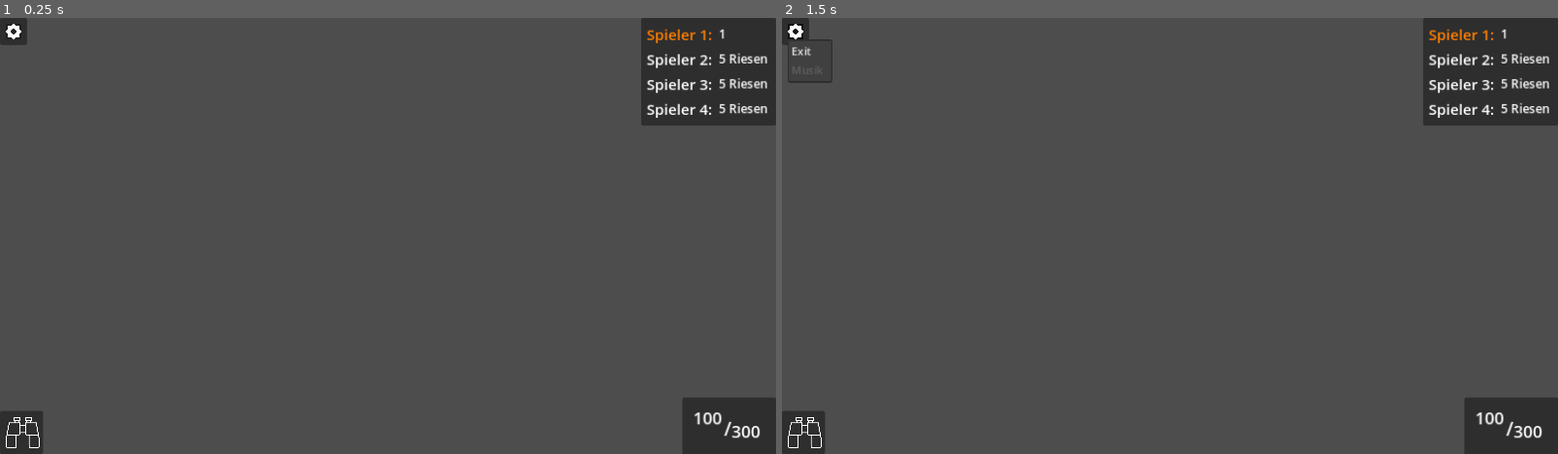
Above: before the commit, frames 1-2 (left to right).
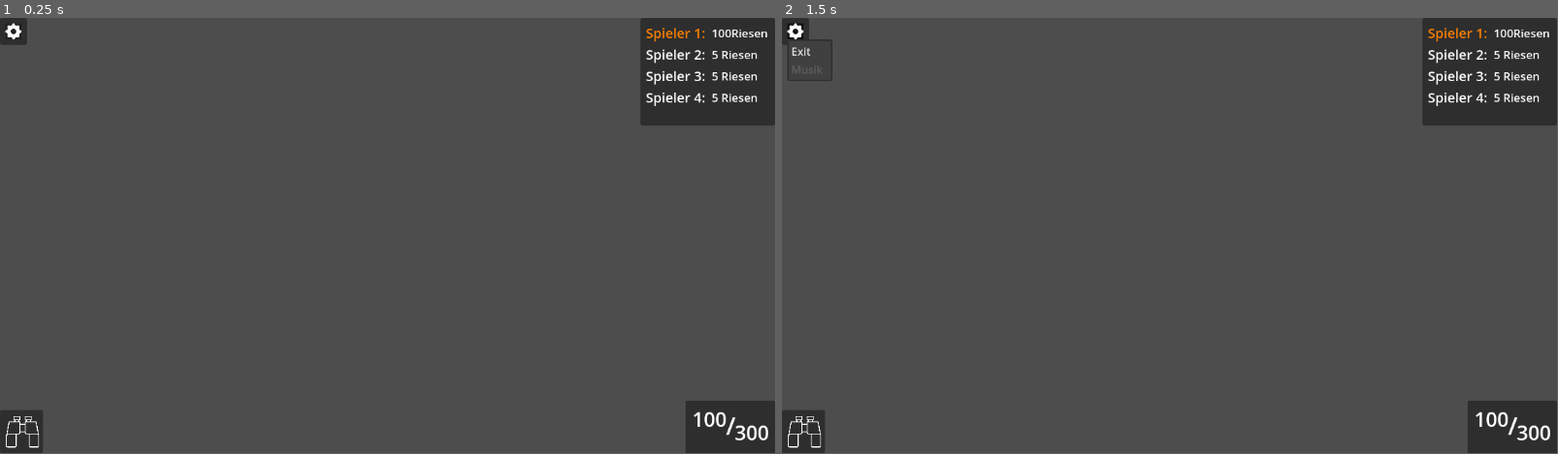
Above: after the commit, the same moments.

Repository: hfxbse/mparty
Game: Godot game, scene res://overlay/overlay.tscn
Two runs of this game, one before a commit and one after it. Both use one fixed random seed, a clock stepped at 60 frames per second and the inputs below. This scene is started directly instead of the project's main scene.
Inputs (mouse positions are in pixels of both pictures, inside the frame that each line leads up to):
- Up to frame 1 (0.25 s): no input
- Up to frame 2 (1.5 s): tap Enter at 0.5 s; move the mouse to (1340, 214) at 0.52 s; hold M 0.53-1.25 s; click (1340, 214) at 0.67 s; click (797, 31) at 1.27 s
In our replay, the window is 800x450 before the commit and 799x449 after it. These sizes can differ from the game's own. Grey fills any space a smaller window leaves; there, only what the larger window draws over its background counts as a difference.

The runs differ from the first frame. In frame 1, 1.8% of the frame differs, in the area x 0-100%, y 0-100%; in frame 2, 1.8%.

Commit message:
safe changes
safe changes overlay

Diff:
--- a/overlay/GridContainer.gd
+++ b/overlay/GridContainer.gd
@@ -10,8 +10,8 @@
 	var spieler = $Spieler1 #change this based on playerturn
 	spieler.add_theme_color_override("font_color", Color(1, 0.5, 0))
 
-	var money = "1" #how to change the Text of Moneystats
-	geld1.set_text(money)
+	var money = "100" #how to change the Text of Moneystats
+	geld1.set_text(money + "Riesen")
 
 # Called every frame. 'delta' is the elapsed time since the previous frame.
 func _process(delta):
--- a/overlay/overlay.tscn
+++ b/overlay/overlay.tscn
@@ -76,75 +76,78 @@
 
 [node name="Spieler1" type="Label" parent="Panel/Stats/GridContainer"]
 layout_mode = 2
-theme_override_font_sizes/font_size = 22
+theme_override_font_sizes/font_size = 20
 text = "Spieler 1:
 "
 
 [node name="Geldstatus1" type="Label" parent="Panel/Stats/GridContainer"]
 layout_mode = 2
-theme_override_font_sizes/font_size = 18
+theme_override_font_sizes/font_size = 17
 text = "5 Riesen"
+horizontal_alignment = 2
 
 [node name="Spieler2" type="Label" parent="Panel/Stats/GridContainer"]
 layout_mode = 2
-theme_override_font_sizes/font_size = 22
+theme_override_font_sizes/font_size = 20
 text = "Spieler 2: "
 
 [node name="Geldstatus2" type="Label" parent="Panel/Stats/GridContainer"]
 layout_mode = 2
-theme_override_font_sizes/font_size = 18
+theme_override_font_sizes/font_size = 17
 text = "5 Riesen"
 
 [node name="Spieler3" type="Label" parent="Panel/Stats/GridContainer"]
 layout_mode = 2
-theme_override_font_sizes/font_size = 22
+theme_override_font_sizes/font_size = 20
 text = "Spieler 3: "
 
 [node name="Geldstatus3" type="Label" parent="Panel/Stats/GridContainer"]
 layout_mode = 2
-theme_override_font_sizes/font_size = 18
+theme_override_font_sizes/font_size = 17
 text = "5 Riesen"
 
 [node name="Spieler4" type="Label" parent="Panel/Stats/GridContainer"]
 layout_mode = 2
-theme_override_font_sizes/font_size = 22
+theme_override_font_sizes/font_size = 20
 text = "Spieler 4: "
 
 [node name="Geldstatus4" type="Label" parent="Panel/Stats/GridContainer"]
 layout_mode = 2
-theme_override_font_sizes/font_size = 18
+theme_override_font_sizes/font_size = 17
 text = "5 Riesen"
 
 [node name="Rounds" type="Panel" parent="Panel"]
 layout_mode = 0
-offset_left = 1013.0
-offset_top = 564.0
+offset_left = 1019.0
+offset_top = 570.0
 offset_right = 1152.0
 offset_bottom = 650.0
 
 [node name="RoundStatus" type="Label" parent="Panel/Rounds"]
 layout_mode = 0
-offset_left = 16.0
-offset_top = 12.0
+offset_left = 10.0
+offset_top = 6.0
 offset_right = 61.0
-offset_bottom = 52.0
-theme_override_font_sizes/font_size = 25
+offset_bottom = 51.0
+theme_override_font_sizes/font_size = 30
 text = "100"
+horizontal_alignment = 2
+
+[node name="SeperateSign" type="Label" parent="Panel/Rounds"]
+layout_mode = 0
+offset_left = 47.0
+offset_top = 11.0
+offset_right = 87.0
+offset_bottom = 65.0
+theme_override_font_sizes/font_size = 37
+text = "/"
+horizontal_alignment = 1
 
 [node name="MaxRounds" type="Label" parent="Panel/Rounds"]
 layout_mode = 0
 offset_left = 73.0
-offset_top = 32.0
-offset_right = 118.0
-offset_bottom = 72.0
-theme_override_font_sizes/font_size = 25
+offset_top = 26.0
+offset_right = 124.0
+offset_bottom = 71.0
+theme_override_font_sizes/font_size = 30
 text = "300"
-
-[node name="SeperateSign" type="Label" parent="Panel/Rounds"]
-layout_mode = 0
-offset_left = 62.0
-offset_top = 26.0
-offset_right = 102.0
-offset_bottom = 68.0
-theme_override_font_sizes/font_size = 28
-text = "/"
--- a/project.godot
+++ b/project.godot
@@ -15,11 +15,6 @@
 config/features=PackedStringArray("4.0", "GL Compatibility")
 config/icon="res://player/icon.svg"
 
-[display]
-
-window/stretch/mode="canvas_items"
-window/stretch/aspect="expand"
-
 [dotnet]
 
 project/assembly_name="mparty"
